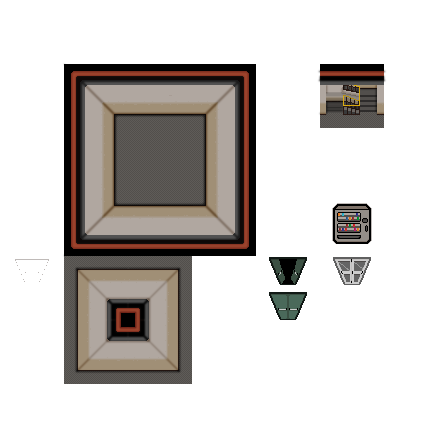
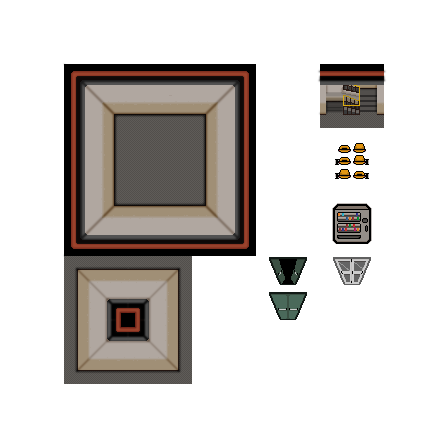
Two versions of the same layered image (448 × 448). Layer-by-layer changes:
added group "seats" with 2 layers above "vending machine" over [335, 143, 369, 179]
added layer "Livello 33 copia" (30%) in group "seats" over [335, 146, 369, 179]
added layer "Livello 34 copia" in group "seats" over [335, 143, 369, 179]
painted on "Livello 30" over [338, 214, 360, 237]
painted on "OPEN DOOR SHADOW copia" over [15, 259, 49, 282]
